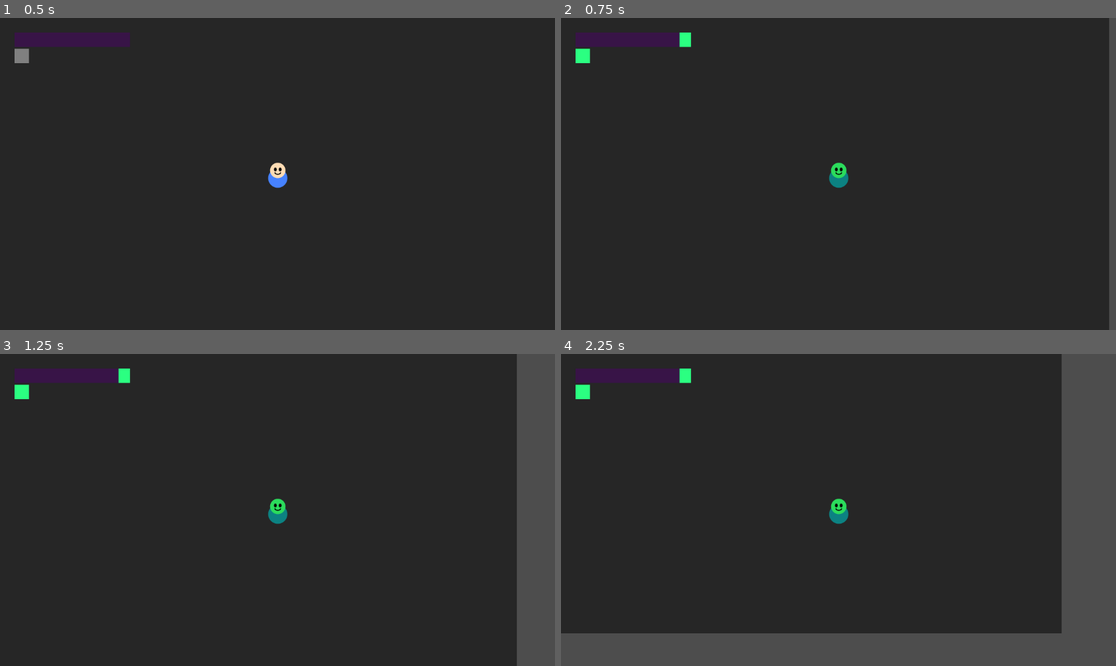
Above: before the commit, frames 1-4 (two rows, left to right).
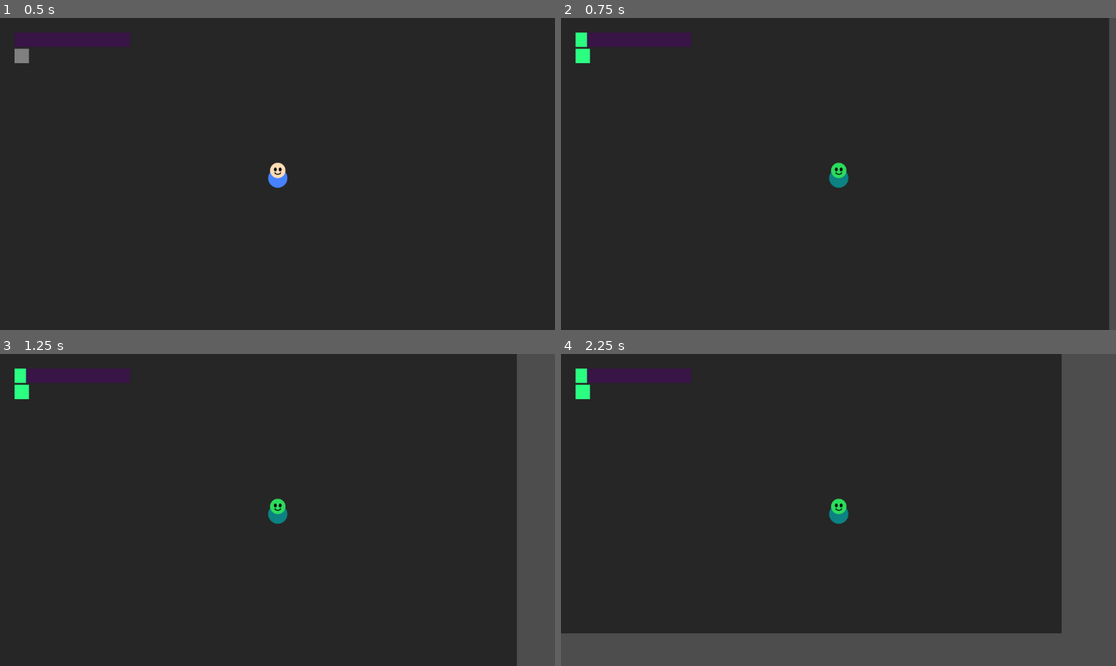
Above: after the commit, the same moments.

Repository: Iquitim/anel-de-iquitim
Game: Godot game, scene res://world/test_world.tscn
Two runs of this game, one before a commit and one after it. Both use one fixed random seed, a clock stepped at 60 frames per second and the inputs below.
Inputs:
- Up to frame 1 (0.5 s): no input
- Up to frame 2 (0.75 s): tap Enter at 0.5 s; hold Right (ui_right) from 0.53 s (still down); hold Tab (toggle_ring) from 0.53 s (still down)
- Up to frame 3 (1.25 s): keep holding Right (ui_right); keep holding Tab (toggle_ring); tap Space at 0.77 s
- Up to frame 4 (2.25 s): release Right (ui_right) at 1.28 s; release Tab (toggle_ring) at 1.28 s; hold Down (ui_down) 1.28-2.03 s; tap Tab (toggle_ring) at 1.35 s; tap Space at 1.52 s; hold Right (ui_right) from 2.03 s (still down); hold Tab (toggle_ring) from 2.03 s (still down)

Frame 1 is identical in both runs. In frame 2, 0.2% of the frame differs, in the area x 2-24%, y 4-10%; in frame 3, 0.2%; in frame 4, 0.2%.

Commit message:
fix: Change Possession Bar fill direction to Left-to-Right

Diff:
--- a/ui/hud_overlay.tscn
+++ b/ui/hud_overlay.tscn
@@ -42,7 +42,7 @@
 grow_horizontal = 2
 grow_vertical = 2
 max_value = 100.0
-fill_mode = 1
+fill_mode = 0
 show_percentage = false
 
 [node name="RingIndicator" type="PanelContainer" parent="MarginContainer/VBoxContainer"]
